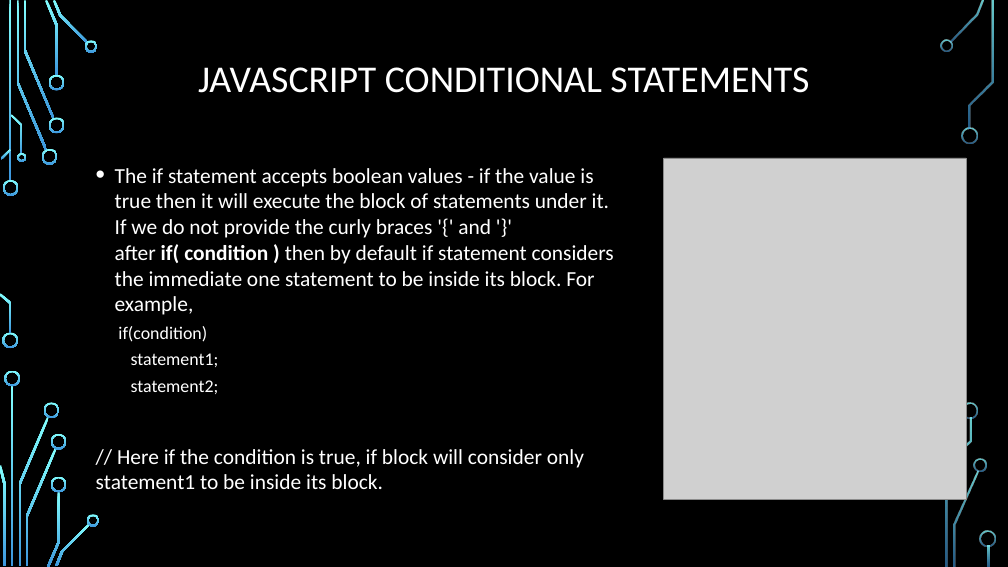
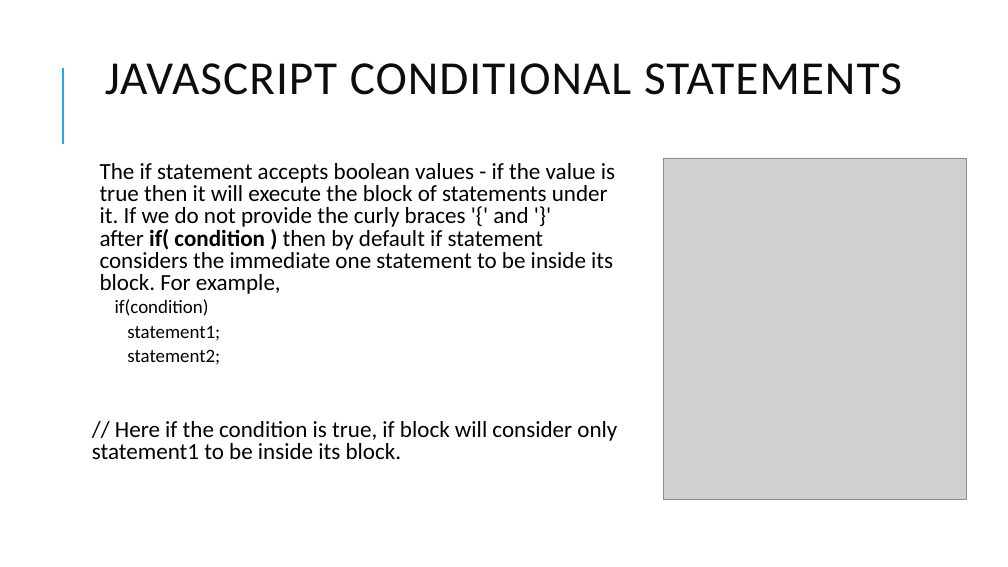
Before and after one commit to PramodJana/JavaScript, a slide deck: slide 20 of GFG JS Course Curriculam/Articles/002 Javascript fundamentals.pptx. Drawn at 1008x567 pixels with LibreOffice and Linux fonts; fonts in the diff are those of the drawing; grey boxes stand for pictures; background and template pictures are left out. Boxes give left, top, right and bottom in pixels: in the first picture for what was removed or moved away, otherwise in the second. Text is boxed around its words. In the diff, an @@ line names an element or a change of style, - is before the commit and + after.

```diff
--- a/GFG JS Course Curriculam/Articles/002 Javascript fundamentals.pptx
+++ b/GFG JS Course Curriculam/Articles/002 Javascript fundamentals.pptx
@@ background picture (left out) to #FFFFFF @@
@@ title "JAVASCRIPT CONDITIONAL STATEMENTS" at <box>105,63,902,95</box>: size 36 to 45 pt, text colour #FFFFFF to #0D0D0D, letter spacing 0 to 1 pt; line spacing 0.9 to 0.8 @@
@@ line added from (63, 144) to (63, 68), #1CADE4 1.5 pt @@
@@ text "The if statement accepts boolean ..." at <box>92,163,617,459</box>: size 20.4 to 22 pt, text colour #FFFFFF to #000000; size 17 to 18 pt in "if(condition)", "statement1;", "statement2;"; bullet • to  ; line spacing 1 to 0.8; more space between paragraphs @@
@@ group removed at <box>0,0,996,567</box>: 33 freeform shapes, 3 rectangles @@
```
Also in this commit, not shown: 29 other slides changed.
